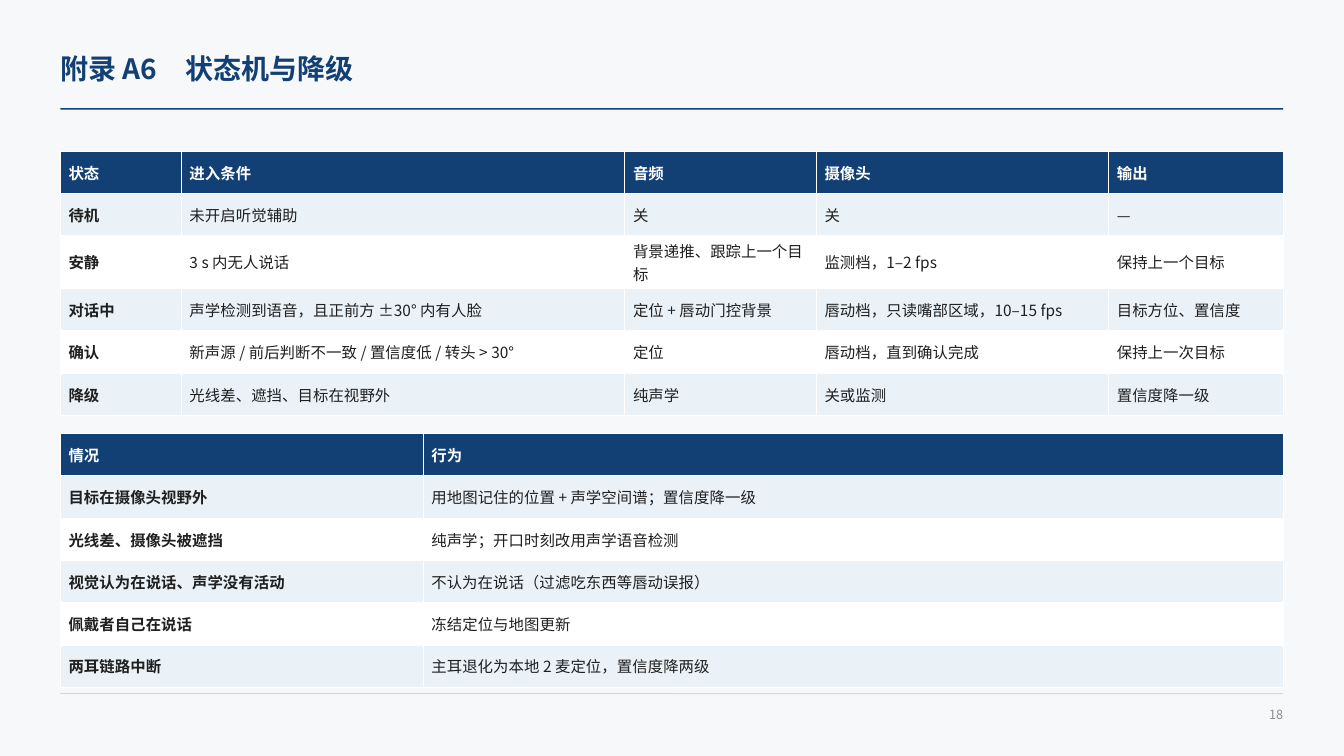
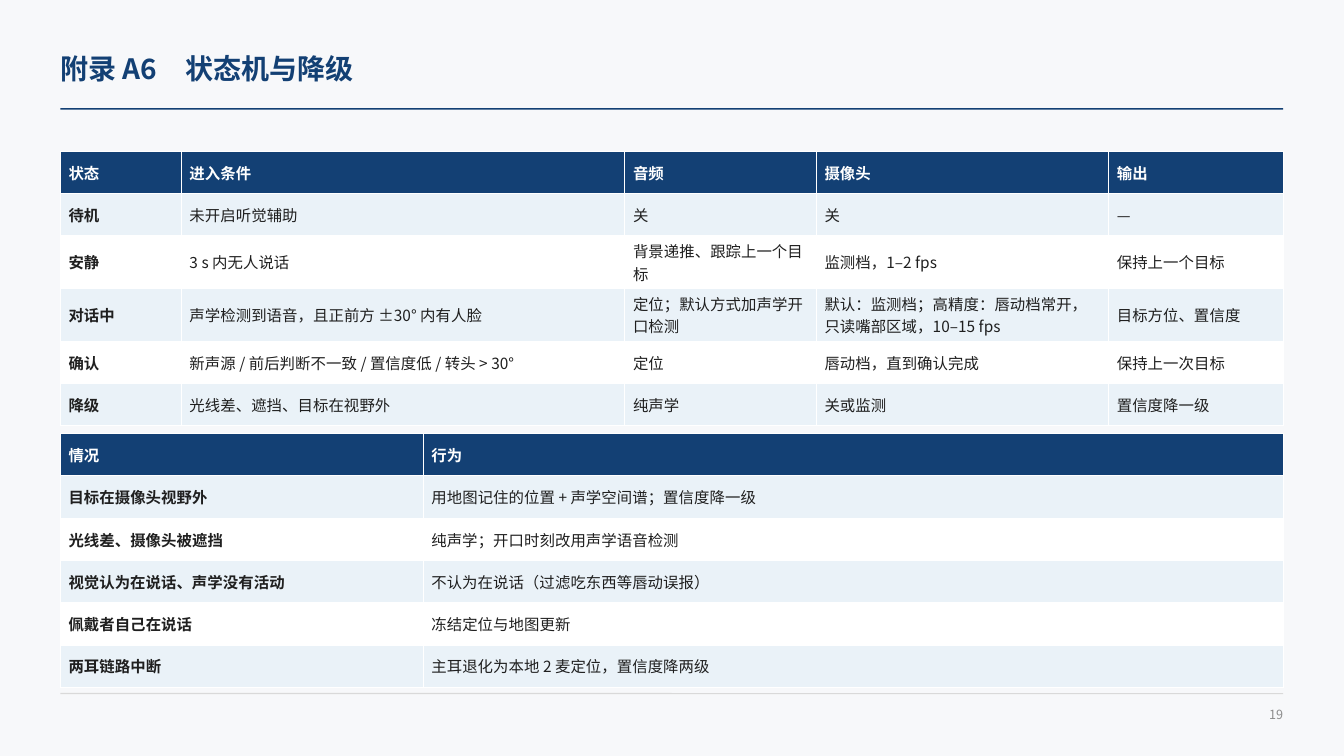
Before and after one commit to ZeroFoxxi/ssl-scene1, a slide deck: slide 19 of 02_耳机声源定位/耳机摄像头听觉辅助_整体设计方案.pptx (slide 18 before the commit). Drawn at 1344x756 pixels with LibreOffice and Linux fonts; fonts in the diff are those of the drawing. Boxes give left, top, right and bottom in pixels: in the first picture for what was removed or moved away, otherwise in the second. Text is boxed around its words. In the diff, an @@ line names an element or a change of style, - is before the commit and + after.

```diff
--- a/02_耳机声源定位/耳机摄像头听觉辅助_整体设计方案.pptx
+++ b/02_耳机声源定位/耳机摄像头听觉辅助_整体设计方案.pptx
@@ table at <box>60,151,1284,417</box> @@
-row 4, column 3: 定位 + 唇动门控背景
+row 4, column 3: 定位；默认方式加声学开口检测
-row 4, column 4: 唇动档，只读嘴部区域，10–15 fps
+row 4, column 4: 默认：监测档；高精度：唇动档常开，只读嘴部区域，10–15 fps
```
Also in this commit, not shown: 21 other slides changed, 1 slide added, 8 other files.
